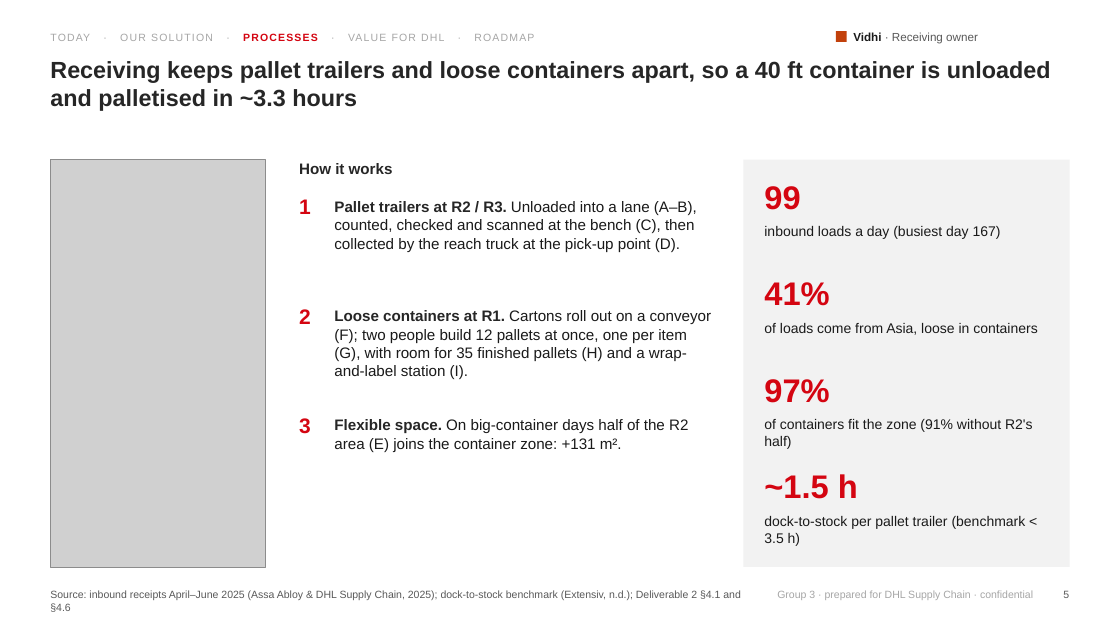
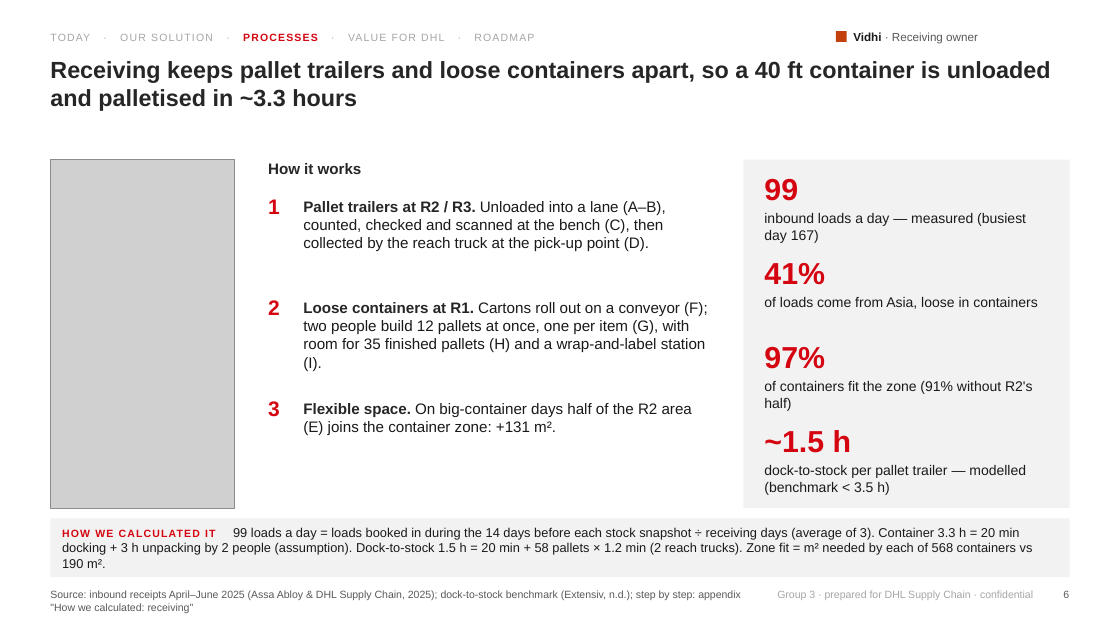
Before and after one commit to glebpankov2005-coder/Operations-Management-, a slide deck: slide 6 of deliverables/Presentation_Group3_Project_OTM.pptx (slide 5 before the commit). Drawn at 1120x630 pixels with LibreOffice and Linux fonts; fonts in the diff are those of the drawing; grey boxes stand for pictures. Boxes give left, top, right and bottom in pixels: in the first picture for what was removed or moved away, otherwise in the second. Text is boxed around its words. In the diff, an @@ line names an element or a change of style, - is before the commit and + after.

```diff
--- a/deliverables/Presentation_Group3_Project_OTM.pptx
+++ b/deliverables/Presentation_Group3_Project_OTM.pptx
@@ picture: place and size @@
-picture at <box>50,160,266,567</box>
+picture at <box>50,160,234,508</box>
@@ text "How it works": place and size @@
-text "How it works" at <box>299,163,393,174</box>
+text "How it works" at <box>268,163,362,174</box>
@@ rectangle: place and size @@
-rectangle at <box>744,160,1070,567</box>
+rectangle at <box>744,160,1070,508</box>
@@ text "1": place and size @@
-text "1" at <box>299,199,311,214</box>
+text "1" at <box>268,199,280,214</box>
@@ text "Pallet trailers at R2 / ...": place and size @@
-text "Pallet trailers at R2 / ..." at <box>334,201,697,252</box>
+text "Pallet trailers at R2 / ..." at <box>303,201,666,251</box>
@@ text at <box>764,213,1026,243</box>: text changed @@
-inbound loads a day (busiest day 167)
+inbound loads a day — measured (busiest day 167)
@@ text "41%": place and size @@
-text "41%" at <box>764,282,829,306</box>
+text "41%" at <box>764,263,825,285</box>
@@ text "2": place and size @@
-text "2" at <box>299,309,311,324</box>
+text "2" at <box>268,300,280,315</box>
@@ text "Loose containers at R1. Cartons ..." rewrapped from <box>334,310,711,379</box> to <box>303,302,708,371</box> @@
@@ text "of loads come from Asia, ...": place and size @@
-text "of loads come from Asia, ..." at <box>764,323,1037,335</box>
+text "of loads come from Asia, ..." at <box>764,297,1037,309</box>
@@ text "97%": place and size @@
-text "97%" at <box>764,379,829,403</box>
+text "97%" at <box>764,347,825,369</box>
@@ text "of containers fit the zone ...": place and size @@
-text "of containers fit the zone ..." at <box>764,419,1033,449</box>
+text "of containers fit the zone ..." at <box>764,381,1033,411</box>
@@ text "3": place and size @@
-text "3" at <box>299,418,311,434</box>
+text "3" at <box>268,401,280,417</box>
@@ text "Flexible space. On big-container days ..." rewrapped from <box>334,419,688,452</box> to <box>303,403,692,435</box> @@
@@ size 28 to 26 pt in 4 elements at <box>764,179,798,201</box>, <box>764,263,825,285</box>, <box>764,347,825,369</box>, <box>764,430,851,453</box> @@
@@ text "~1.5 h": place and size @@
-text "~1.5 h" at <box>764,474,858,499</box>
+text "~1.5 h" at <box>764,430,851,453</box>
@@ text at <box>764,465,1026,495</box>: text changed @@
-dock-to-stock per pallet trailer (benchmark < 3.5 h)
+dock-to-stock per pallet trailer — modelled (benchmark < 3.5 h)
@@ rectangle added at <box>50,518,1070,577</box>, fill #F2F2F2, 11 pt, text #1A1A1A @@
+HOW WE CALCULATED IT 99 loads a day = loads booked in during the 14 days before each stock snapshot ÷ receiving days (average of 3). Container 3.3 h = 20 min docking + 3 h unpacking by 2 people (assumption). Dock-to-stock 1.5 h = 20 min + 58 pallets × 1.2 min (2 reach trucks). Zone fit = m² needed by each of 568 containers vs 190 m².
@@ text at <box>50,590,741,613</box>: text changed @@
-Source: inbound receipts April–June 2025 (Assa Abloy & DHL Supply Chain, 2025); dock-to-stock benchmark (Extensiv, n.d.); Deliverable 2 §4.1 and §4.6
+Source: inbound receipts April–June 2025 (Assa Abloy & DHL Supply Chain, 2025); dock-to-stock benchmark (Extensiv, n.d.); step by step: appendix "How we calculated: receiving"
```
Also in this commit, not shown: 12 other slides changed, 7 slides added, 4 other files.
